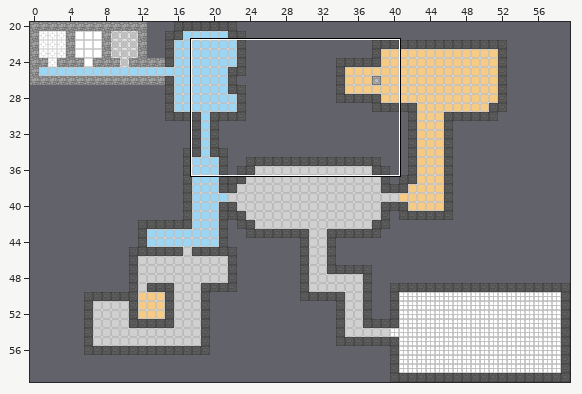
A Tiled map gets an edit: AbstractGame/android/assets/maps/Map.tmx. The picture above shows the old version from afar; the outline marks the close-up.
Close-up. First the earlier version:
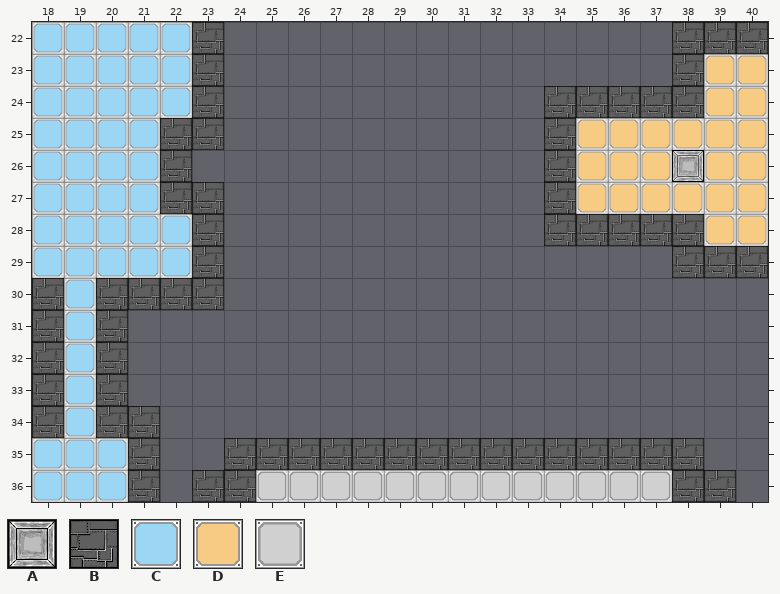
Cells are 64x64 px. Shown: x 18..40, y 22..36. The commit also changed other parts of the map, which this record leaves out.
Key: from "Tiles": A 6, B 8, C 12, D 13, E 14.
_ is an empty cell.
Layer "Tiles" before, first column x 18:
22 CCCCCB______________BBB
23 CCCCCB______________BDD
24 CCCCCB__________BBBBBDD
25 CCCCBB__________BDDDDDD
26 CCCCB___________BDDDADD
27 CCCCBB__________BDDDDDD
28 CCCCCB__________BBBBBDD
29 CCCCCB______________BBB
30 BCBBBB_________________
31 BCB____________________
32 BCB____________________
33 BCB____________________
34 BCBB___________________
35 CCCB__BBBBBBBBBBBBBBB__
36 CCCB_BBEEEEEEEEEEEEEBB_
Now the later version:
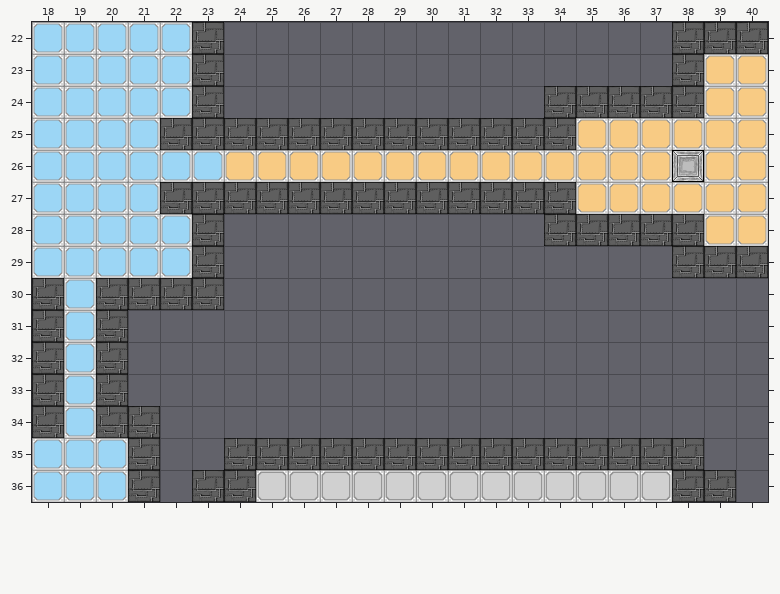
Diff:
Layer "Tiles":
y 25: x 24..33 __________ -> BBBBBBBBBB
y 26: x 22..34 B___________B -> CCDDDDDDDDDDD
y 27: x 24..33 __________ -> BBBBBBBBBB
Pixel boxes of the changes (left, top, right, bottom) in both close-ups:
changed: (160, 118, 576, 214)
